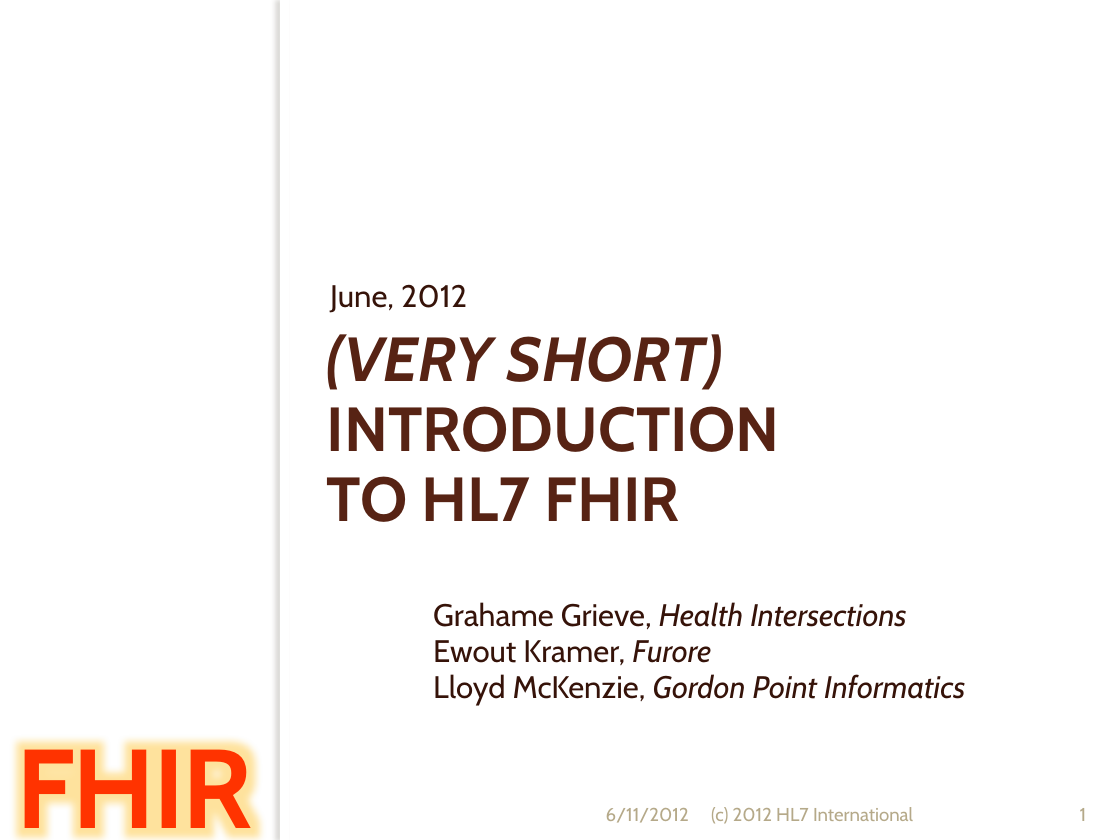
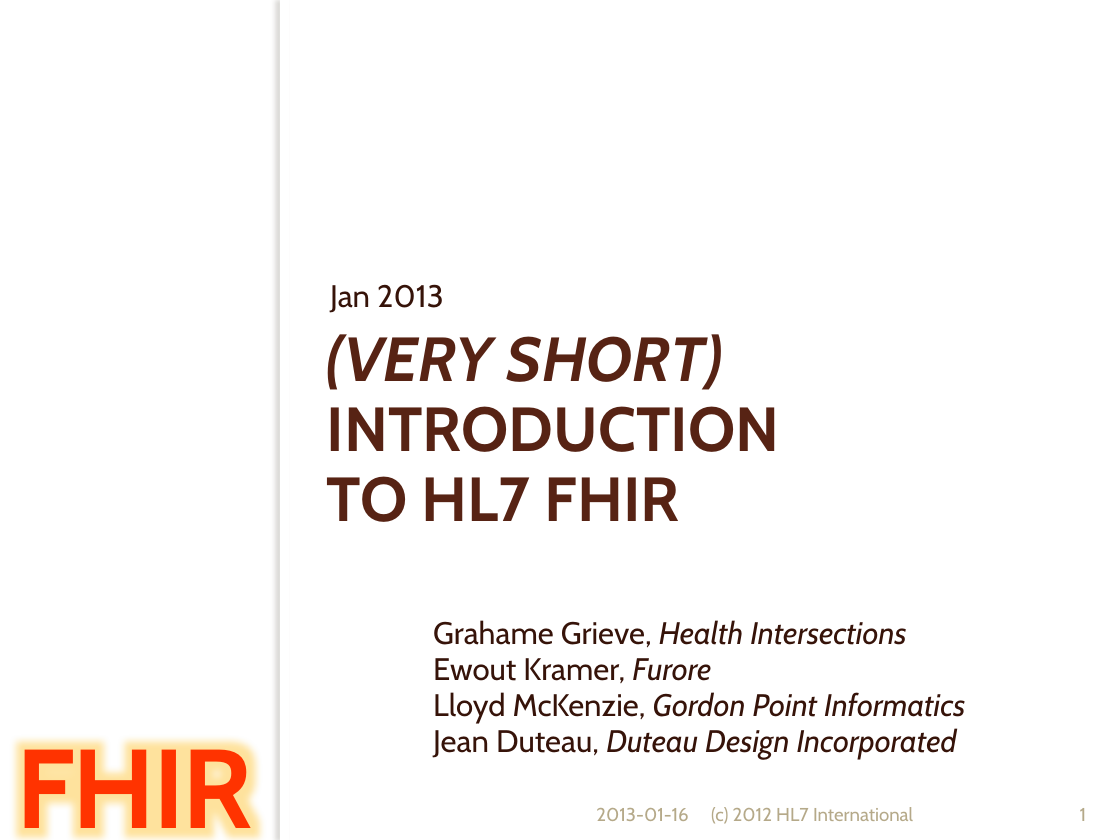
Before and after one commit to vista-novo/fhir, a slide deck: slide 1 of presentations/Short Introduction to FHIR.pptx. Drawn at 1120x840 pixels with LibreOffice and Linux fonts; fonts in the diff are those of the drawing; background and template pictures are left out. Boxes give left, top, right and bottom in pixels: in the first picture for what was removed or moved away, otherwise in the second. Text is boxed around its words. In the diff, an @@ line names an element or a change of style, - is before the commit and + after.

Commit message:
Updated Short Intro for recent developments.

```diff
--- a/presentations/Short Introduction to FHIR.pptx
+++ b/presentations/Short Introduction to FHIR.pptx
@@ text at [330,284,444,313]: text changed @@
-June, 2012
+Jan 2013
@@ text at [433,728,957,759]: paragraph added @@
+Jean Duteau, Duteau Design Incorporated
@@ text at [596,808,689,821]: text changed @@
-6/11/2012
+2013-01-16
```
Also in this commit, not shown: 31 other slides changed, 1 slide added.
